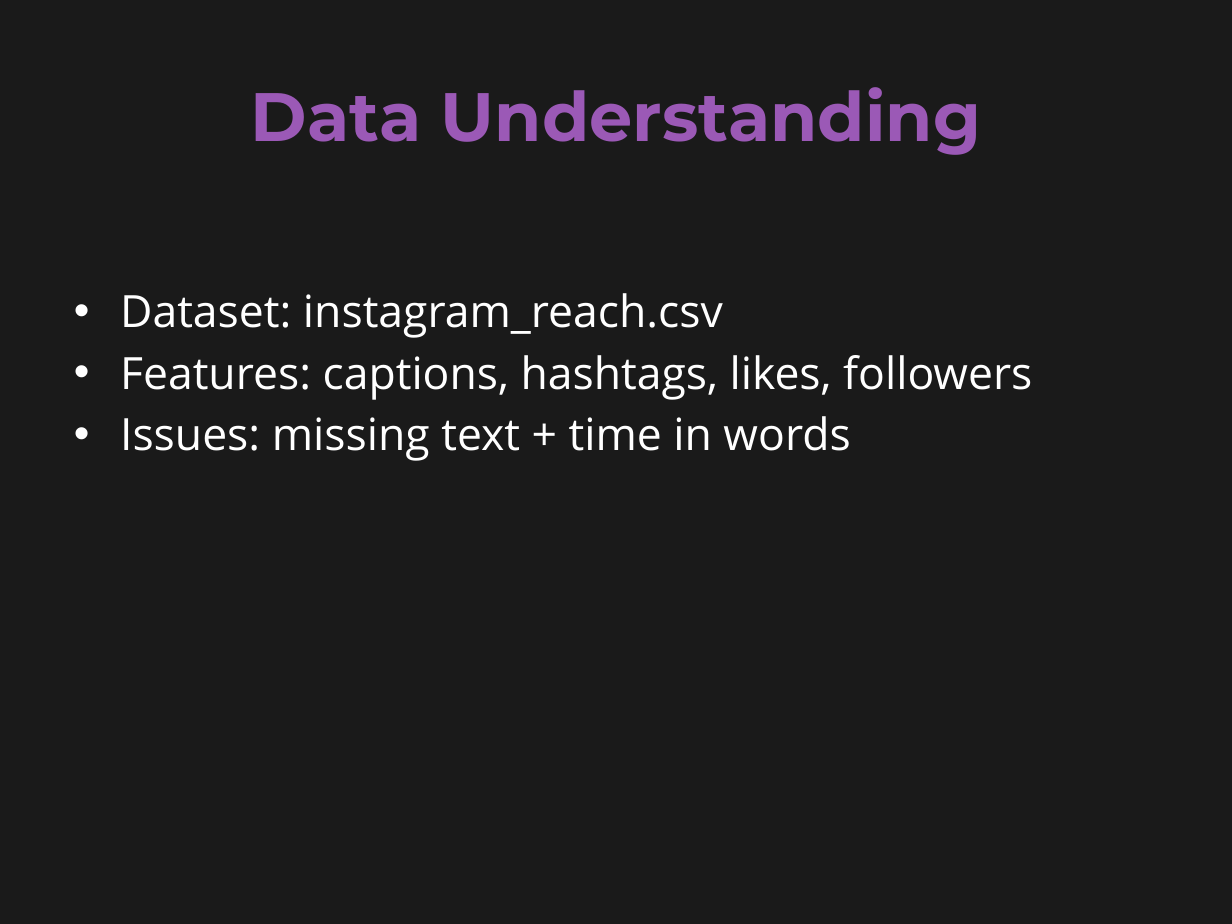
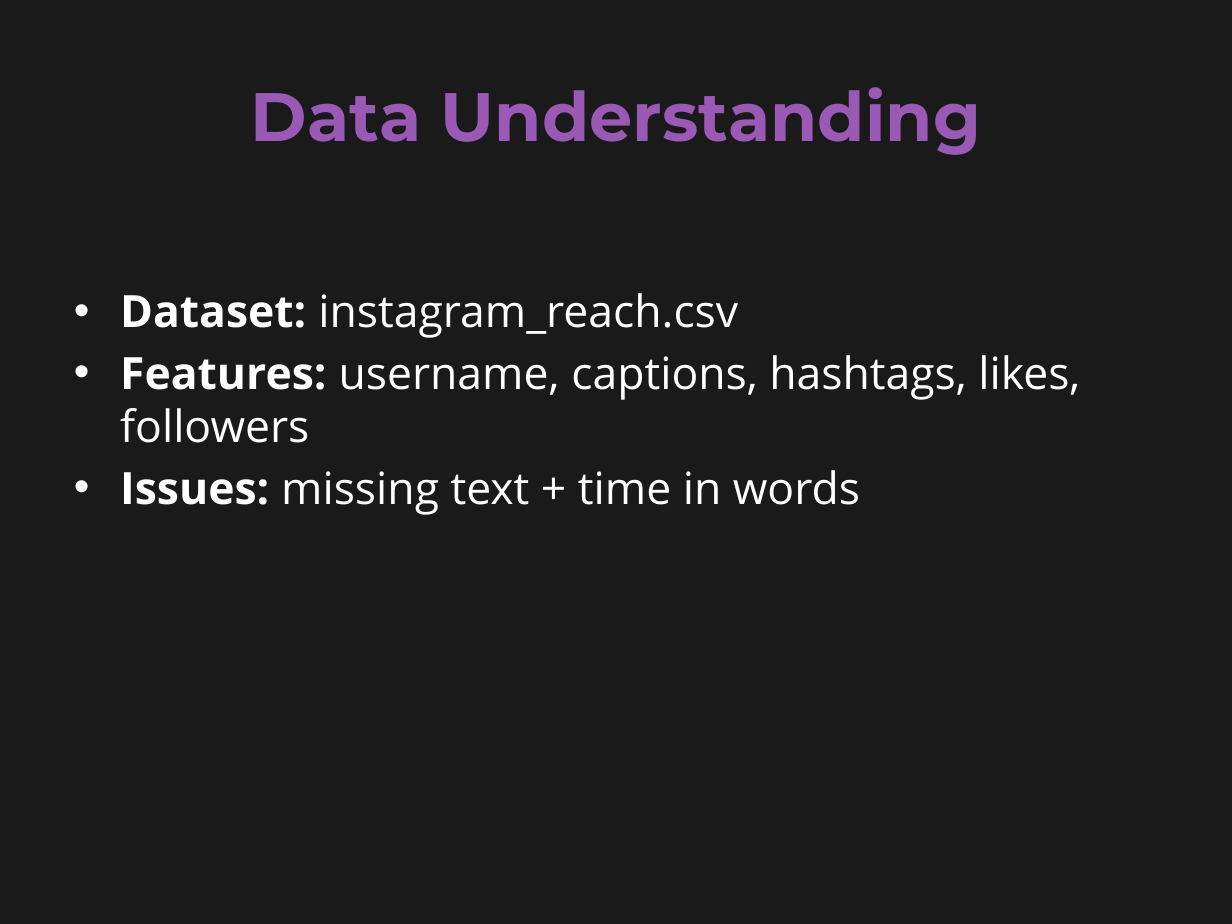
Before and after one commit to utsavi14/social_media_engagement_project, a slide deck: slide 4 of Capstone.pptx. Drawn at 1232x924 pixels with LibreOffice and Linux fonts; fonts in the diff are those of the drawing. Boxes give left, top, right and bottom in pixels: in the first picture for what was removed or moved away, otherwise in the second. Text is boxed around its words. In the diff, an @@ line names an element or a change of style, - is before the commit and + after.

```diff
--- a/Capstone.pptx
+++ b/Capstone.pptx
@@ text at bbox=[120, 293, 860, 515]: bold on in "Dataset:", "Issues:" @@
@@ text at bbox=[120, 355, 1080, 443]: text changed @@
-• Features: captions, hashtags, likes, followers
+• Features: username, captions, hashtags, likes, followers
```
Also in this commit, not shown: 2 other slides changed, 1 other file.
